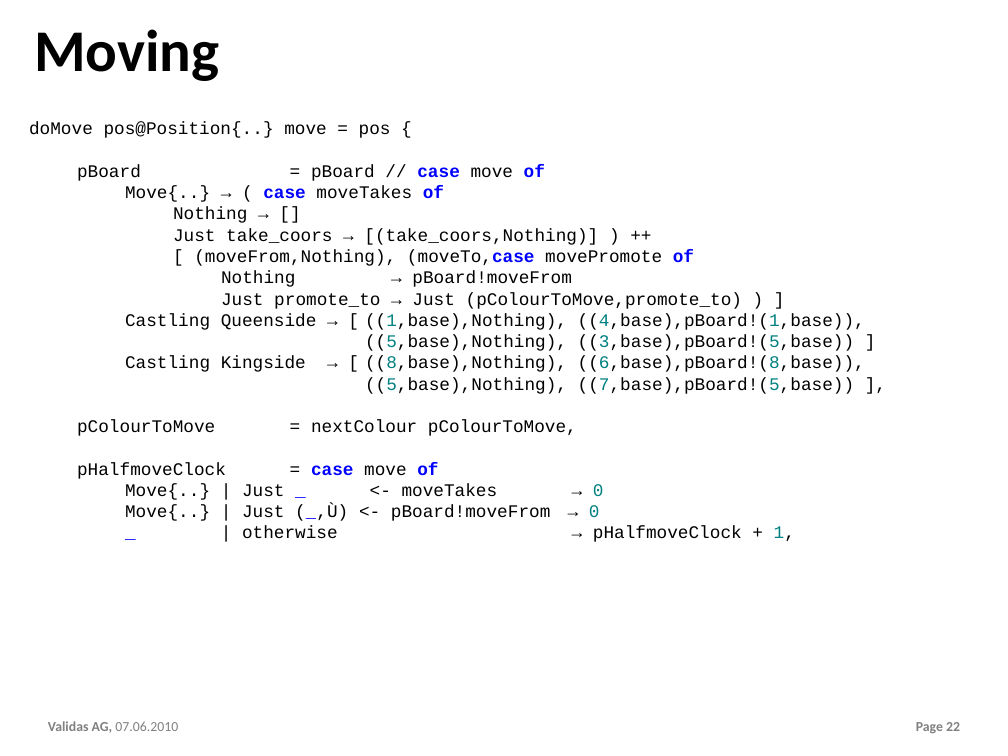
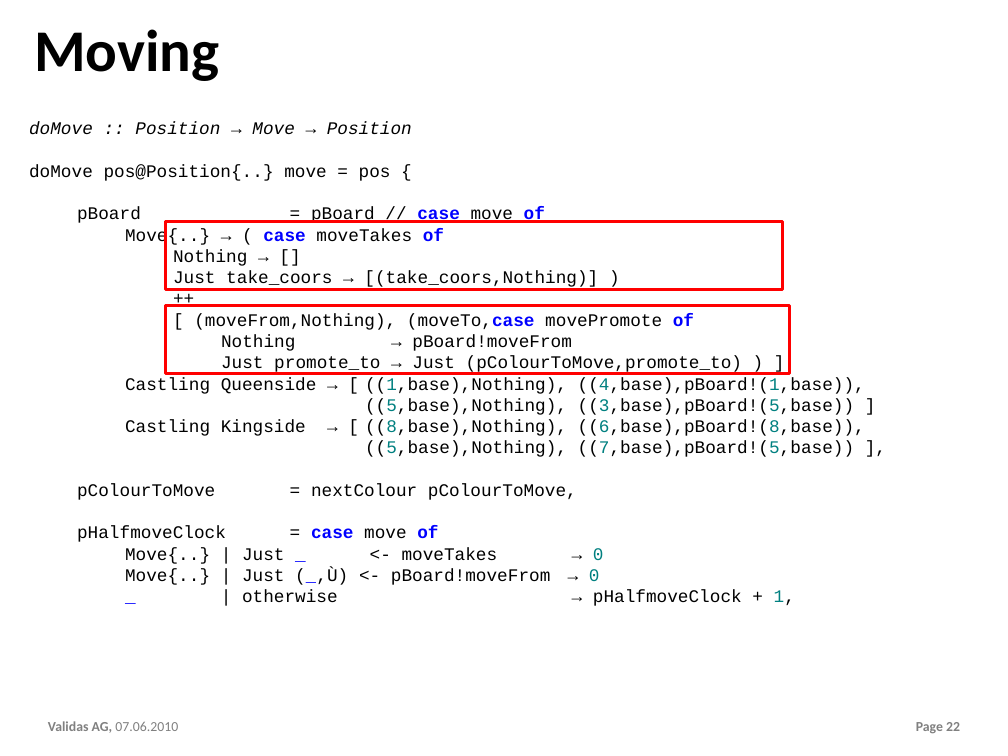
Before and after one commit to theoremprover/chess, a slide deck: slide 22 of ppt/Chess200.pptx. Drawn at 1008x756 pixels with LibreOffice and Linux fonts; fonts in the diff are those of the drawing; background and template pictures are left out. Boxes give left, top, right and bottom in pixels: in the first picture for what was removed or moved away, otherwise in the second. Text is boxed around its words. In the diff, an @@ line names an element or a change of style, - is before the commit and + after.

```diff
--- a/ppt/Chess200.pptx
+++ b/ppt/Chess200.pptx
@@ text at (x1=29, y1=122, x2=412, y2=135): paragraph added @@
+doMove :: Position → Move → Position
@@ rectangle added at (x1=166, y1=222, x2=783, y2=289), outline #FF0000 3 pt @@
@@ text at (x1=173, y1=271, x2=598, y2=289): text changed @@
-Just take_coors → [(take_coors,Nothing)] ) ++
+Just take_coors → [(take_coors,Nothing)] )
+++
@@ rectangle added at (x1=166, y1=306, x2=789, y2=374), outline #FF0000 3 pt @@
```
Also in this commit, not shown: 13 other slides changed, 4 slides added, 3 other files.
